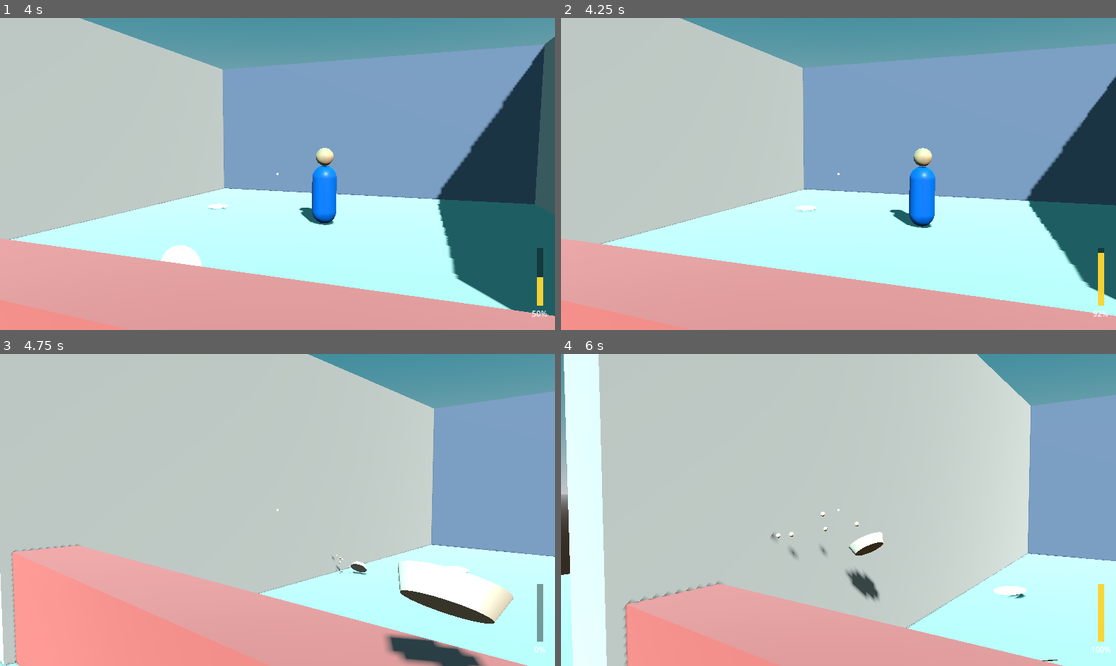
Above: before the commit, frames 1-4 (two rows, left to right).
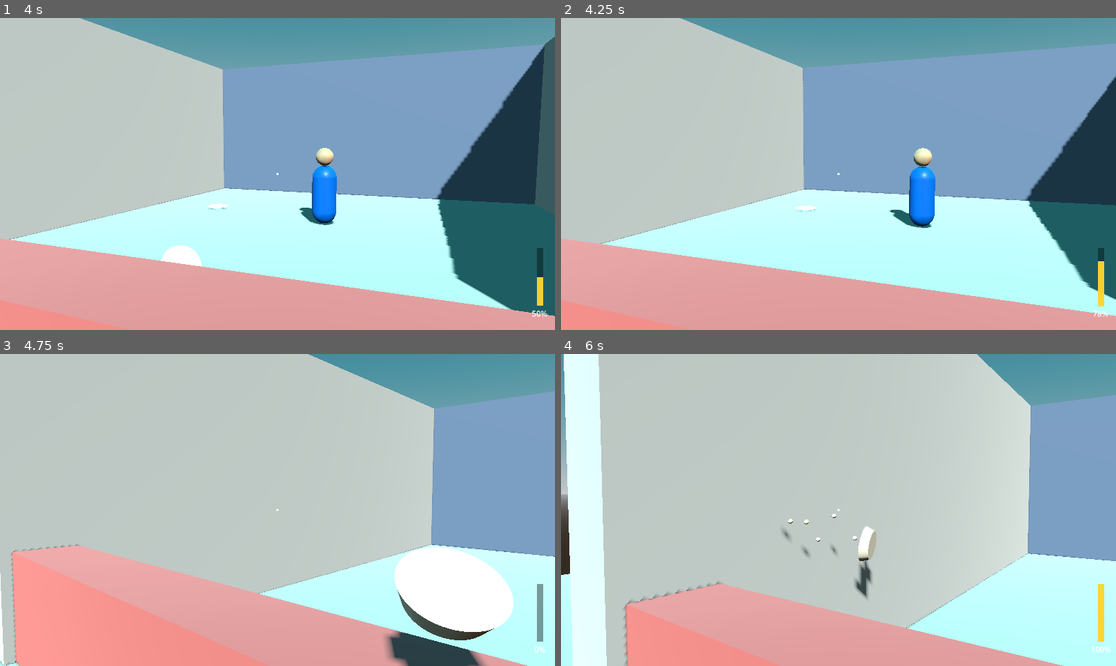
Above: after the commit, the same moments.

Repository: ADB4/CF37
Game: Godot game, scene res://scenes/main.tscn
Same seed, same stepped clock (60 frames per second), same inputs: the game is played once before the commit and once after it.
Inputs (mouse positions are in pixels of both pictures, inside the frame that each line leads up to):
- Up to frame 1 (4 s): tap Enter at 0.5 s; move the mouse to (399, 158) at 0.52 s; press the mouse at (399, 158) at 0.53 s; hold D (move_right) 0.53-1.28 s; move the mouse to (249, 174) at 1.27 s; release the mouse at (249, 174) at 1.28 s; hold Left (move_left) 1.28-2.03 s; click (249, 174) at 1.35 s; move the mouse to (288, 167) at 2.02 s; press the mouse at (288, 167) at 2.03 s; hold D (move_right) 2.03-3.53 s; tap L at 2.1 s; move the mouse to (271, 180) at 2.77 s; release the mouse at (271, 180) at 2.78 s; click (271, 180) at 2.85 s; move the mouse to (316, 177) at 3.52 s; press the mouse at (316, 177) at 3.53 s; hold Left (move_left) from 3.53 s (still down)
- Up to frame 2 (4.25 s): keep holding Left (move_left); tap R (restart) at 4.15 s
- Up to frame 3 (4.75 s): keep holding Left (move_left); move the mouse to (233, 506) at 4.27 s; release the mouse at (233, 506) at 4.28 s; tap L at 4.35 s; click (233, 506) at 4.55 s
- Up to frame 4 (6 s): move the mouse to (844, 510) at 5.02 s; press the mouse at (844, 510) at 5.03 s; move the mouse to (816, 503) at 5.77 s; release Left (move_left) at 5.78 s; release the mouse at (816, 503) at 5.78 s; hold D (move_right) from 5.78 s (still down); click (816, 503) at 5.85 s

Frame 1 is identical in both runs. In frame 2, less than 0.1% of the frame differs, in the area x 95-98%, y 75-96%; in frame 3, 3.6%, in the area x 59-93%, y 61-100%; in frame 4, 1.0%.

Commit message:
CF-09: game state manager

Diff:
--- a/scenes/main.tscn
+++ b/scenes/main.tscn
@@ -12,6 +12,7 @@
 [node name="GreyboxEnvironment" parent="." unique_id=1161449947 instance=ExtResource("2_0wfyh")]
 
 [node name="PlayerController" type="Node3D" parent="." unique_id=1925232162 node_paths=PackedStringArray("projectile_parent")]
+unique_name_in_owner = true
 transform = Transform3D(1, 0, 0, 0, 1, 0, 0, 0, 1, 0, 0, 5.5)
 script = ExtResource("3_sugp2")
 pie_scene = ExtResource("4_jyhfs")
--- a/scripts/main.gd
+++ b/scripts/main.gd
@@ -1,53 +1,93 @@
 extends Node3D
+const ROUND_DURATION := 10
 
-@onready var _player: PlayerController = $PlayerController
-@onready var _target: TargetCharacter = $%TargetCharacter
+enum GameState { READY, PLAYING, ROUND_OVER }
 
-# Evaluation instrumentation (temporary): created in code so main.tscn
-# stays untouched. Remove this var, the block in _ready, and
-# scripts/debug_eval.gd when the core-loop evaluation is done.
+var _state: GameState = GameState.READY
+var _score := 0
+var _time_left := 0.0
+var _last_printed_second := -1
 var _debug_eval: DebugEval
 
+@onready var _player: PlayerController = %PlayerController
+@onready var _target: TargetCharacter = %TargetCharacter
 
 func _ready() -> void:
-	_player.charge_started.connect(_on_charge_started)
+	_player.pointer_lock_changed.connect(_on_pointer_lock_changed)
 	_player.charge_updated.connect(_on_charge_updated)
-	_player.charge_released.connect(_on_charge_released)
-	_player.pie_thrown.connect(_on_pie_thrown)
-
-	_target.hit_zone_entered.connect(_on_target_hit_zone_entered)
 	_target.hit.connect(_on_target_hit)
 
-	# --- Evaluation instrumentation (temporary) ---
 	_debug_eval = DebugEval.new()
 	add_child(_debug_eval)
 	_player.charge_updated.connect(_debug_eval.on_charge_updated)
 	_player.charge_released.connect(_debug_eval.on_charge_released)
 	_player.pie_thrown.connect(_debug_eval.on_pie_thrown)
 	_target.hit_zone_entered.connect(_debug_eval.on_hit_zone_entered)
-	# --- end instrumentation ---
 
+	_enter_ready()
 
-func _on_target_hit_zone_entered(zone: String, body: Node3D) -> void:
-	print("*** HIT: %s zone (by %s)" % [zone, body.name])
+func _enter_ready() -> void:
+	_state = GameState.READY
+	_player.active = false
+	print("[Main] READY - click to start")
 
+func _start_round() -> void:
+	_score = 0
+	_time_left = ROUND_DURATION
+	_last_printed_second = -1
+	_state = GameState.PLAYING
+	_player.reset_for_round()
+	_player.active = true
+	if Input.mouse_mode != Input.MOUSE_MODE_CAPTURED:
+		_player.capture_mouse()
+	_report_score(_score)
+	_report_time(_time_left)
+	print("[Main] round start")
+
+func _end_round() -> void:
+	_state = GameState.ROUND_OVER
+	_player.active = false
+	_player.release_mouse()
+	print("[Main] ROUND OVER - final score: %d - click to play again" % _score)
+
+func restart() -> void:
+	_start_round()
+
+func _process(delta: float) -> void:
+	if _state != GameState.PLAYING:
+		return
+	_time_left = maxf(_time_left - delta, 0.0)
+	_report_time(_time_left)
+	if _time_left <= 0.0:
+		_end_round()
+
+func _unhandled_input(event: InputEvent) -> void:
+	if event.is_action_pressed("restart"):
+		restart()
+		get_viewport().set_input_as_handled()
+
+func _on_pointer_lock_changed(captured: bool) -> void:
+	if captured and _state != GameState.PLAYING:
+		_start_round()
 
 func _on_target_hit(points: int, zone: String) -> void:
-	print("*** SCORED: %d pts (%s)" % [points, zone])
-
-
-func _on_charge_started() -> void:
-	print(">>> charge_started")
-
+	if _state != GameState.PLAYING:
+		return
+	_score += points
+	_report_score(_score)
+	print("[Main] +%d (%s) -> %d" % [points, zone, _score])
 
 func _on_charge_updated(ratio: float) -> void:
-	if absf(ratio - roundf(ratio * 4.0) / 4.0) < 0.02:
-		print("   charge_updated: %.0f%%" % (ratio * 100.0))
+	_report_power(ratio)
 
+func _report_score(value: int) -> void:
+	print("[HUD] score %d" % value)
 
-func _on_charge_released() -> void:
-	print("<<< charge_released")
+func _report_time(seconds: float) -> void:
+	var whole := ceili(seconds)
+	if whole != _last_printed_second:
+		_last_printed_second = whole
+		print("[HUD] time: %d" % whole)
 
-
-func _on_pie_thrown(pie: PieProjectile) -> void:
-	print("=== pie_thrown (speed %.1f)" % pie.linear_velocity.length())
+func _report_power(_ratio: float) -> void:
+	pass
